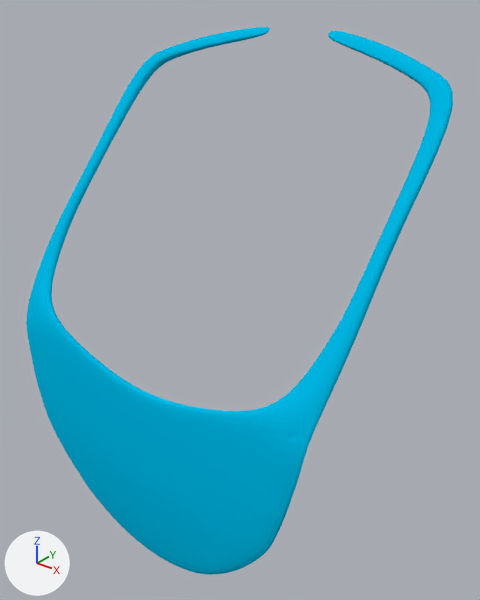
Two versions of the Blender file TamaDolphin/Assets/BlenderModels/Bavaglio.blend, one commit apart.
The view is the same before and after, from a 50 mm lens placed at (6.65, -6.9, 4.33), pointed at (0.16, 1.21, -0.7). Arrows for +X, +Y and +Z are at lower left; the lights stay in place.
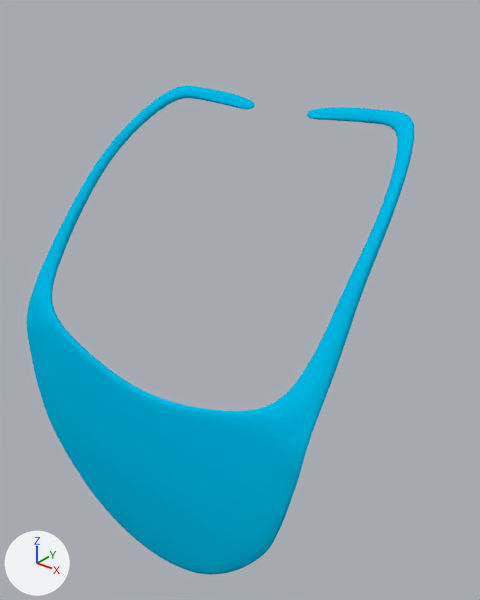
What differs and where, as boxes (x1, y1, x2, y2) in the pictures (480 x 600 px; the box of a moved part takes in the faces that stretch with it):
'Plane', reshaped (9% narrower, 11% shorter)
    before: (26, 27, 453, 575)
    after: (26, 86, 414, 575)
part 1 of me_plane, moved or reshaped
    before: (29, 27, 453, 432)
    after: (29, 86, 414, 432)

What changed in the scene script:
```text
Change me_plane:
    used by ob_plane; location = (-0.07, -4.27, 0.42); rotation_euler = (1.571, 0.0, 0.0), in degrees (90, 0, 0); scale = (0.974, 0.974, 0.974)
    remove me_plane.from_pydata(...)  # 118 vertices, 105 faces; spans x -3.34..0.0, y -5.68..3.29, z -7.71..-3.22
    add me_plane.from_pydata(...)  # 118 vertices, 105 faces; spans x -3.17..0.0, y -5.68..2.19, z -7.23..-3.22
    me_plane part 1: 42 of 118 vertices moved; they spanned x -3.34..-0.55, y -0.45..3.29, z -7.71..-4.15 and now span x -3.14..-0.52, y -0.45..2.19, z -7.23..-4.15; mean shift (0.33, -0.45, 0.06); largest move (-0.59, 3.24, -7.71) -> (-0.52, 1.97, -7.19)
```
